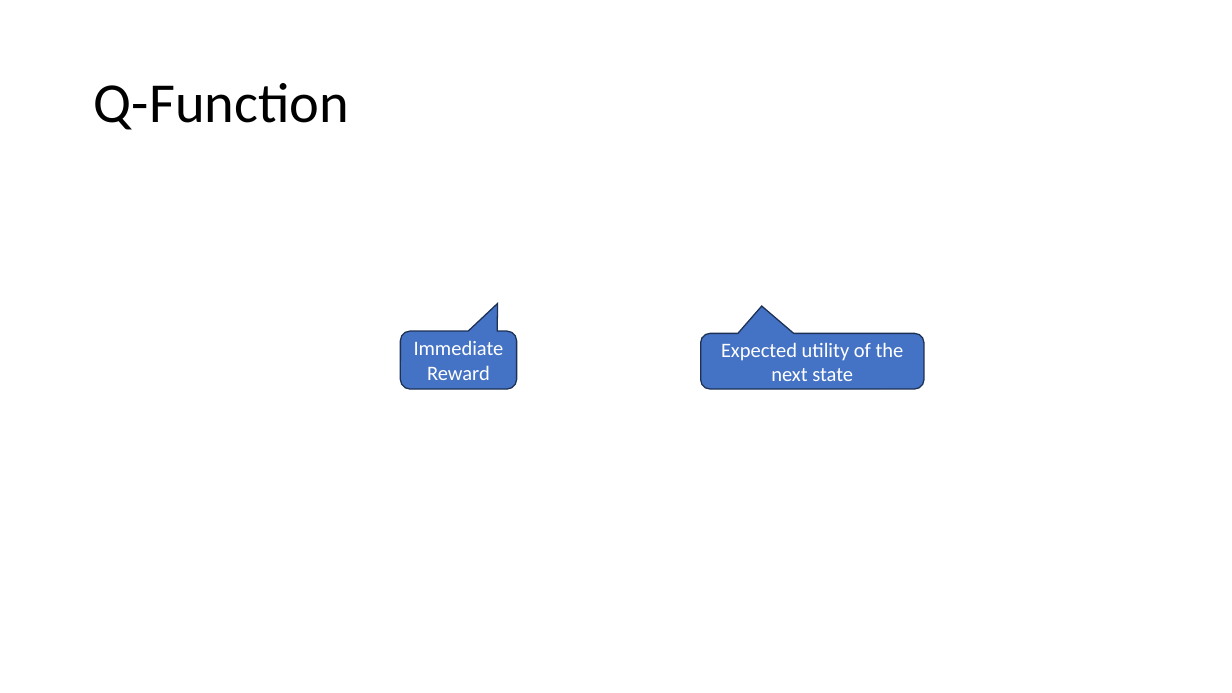
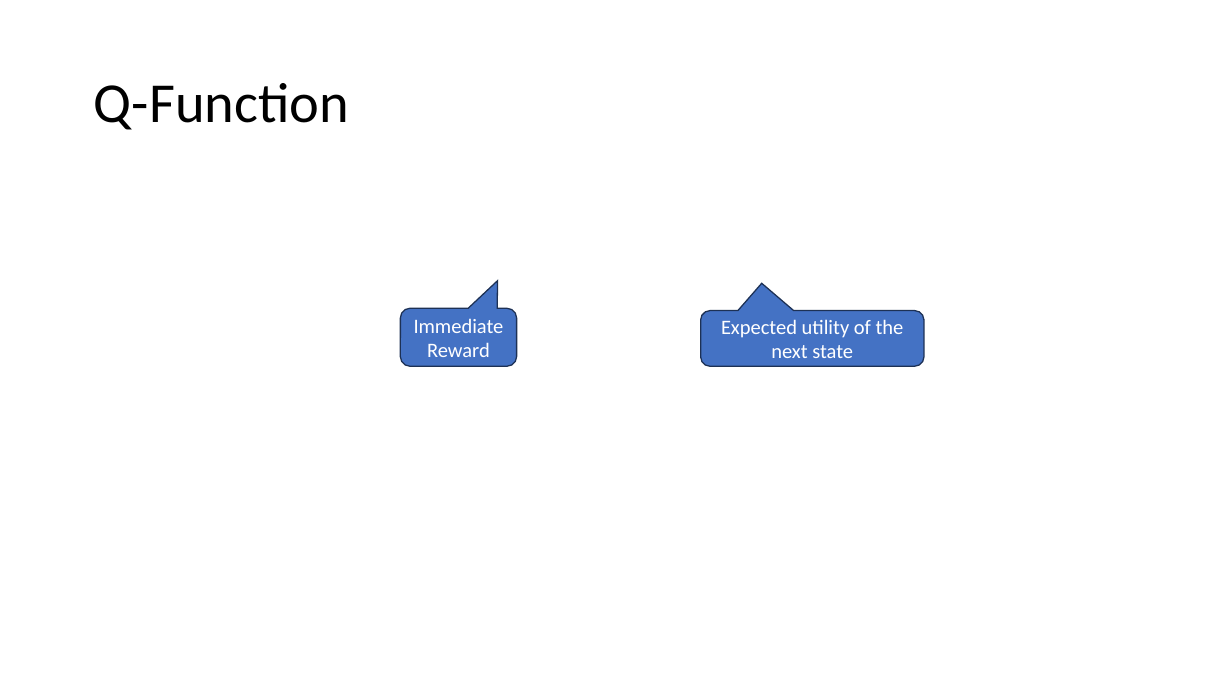
Before and after one commit to mhahsler/CS7320-AI, a slide deck: slide 9 of slides/22_Reinforcement_Learning.pptx. Drawn at 1232x693 pixels with LibreOffice and Linux fonts; fonts in the diff are those of the drawing; grey boxes stand for pictures. Boxes give left, top, right and bottom in pixels: in the first picture for what was removed or moved away, otherwise in the second. Text is boxed around its words. In the diff, an @@ line names an element or a change of style, - is before the commit and + after.

```diff
--- a/slides/22_Reinforcement_Learning.pptx
+++ b/slides/22_Reinforcement_Learning.pptx
@@ rounded speech box "Immediate Reward": place and size @@
-rounded speech box "Immediate Reward" at (400, 331, 517, 389)
+rounded speech box "Immediate Reward" at (400, 309, 517, 367)
@@ rounded speech box "Expected utility of the next ...": place and size @@
-rounded speech box "Expected utility of the next ..." at (701, 334, 924, 389)
+rounded speech box "Expected utility of the next ..." at (701, 311, 924, 366)
```
Also in this commit, not shown: 4 other slides changed, 1 slide added, 1 other file.
